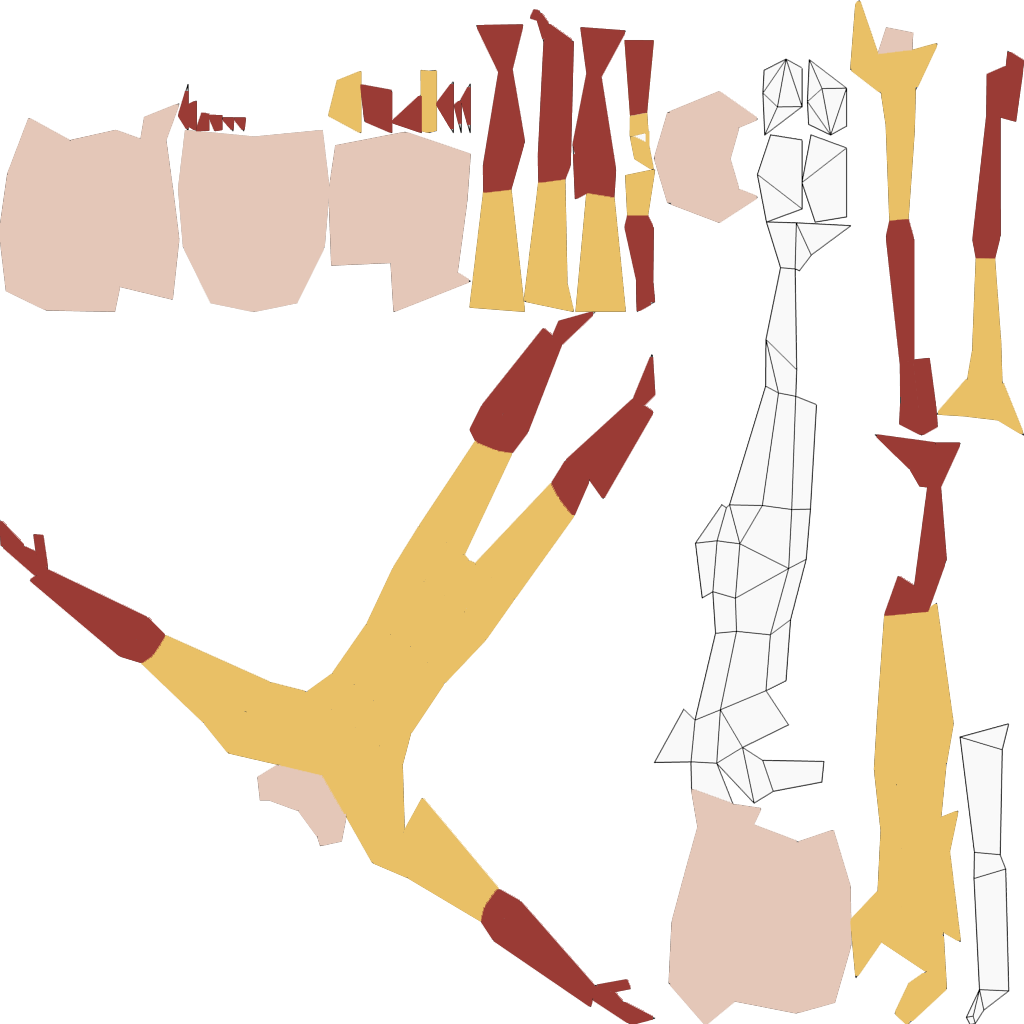
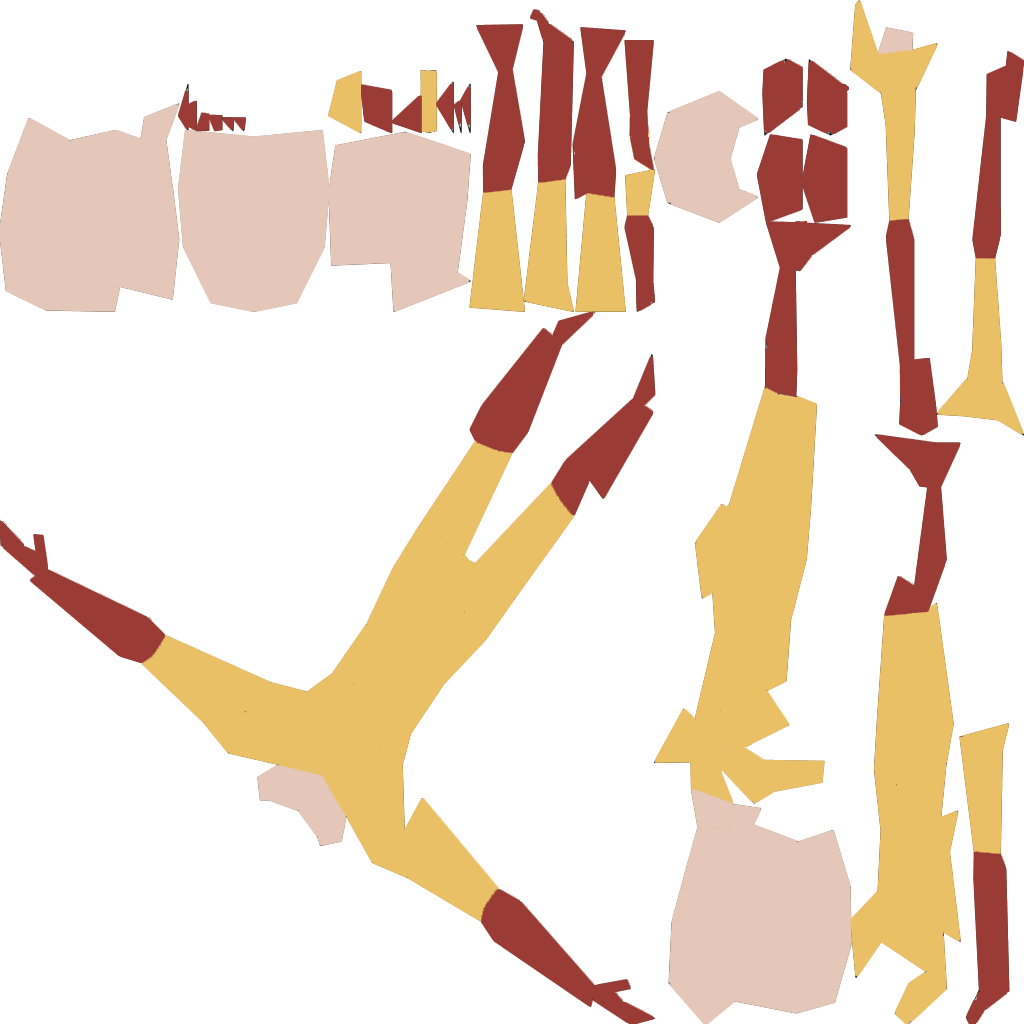
Two versions of the same layered image (w=1024, h=1024). Layer-by-layer changes:
added layer "fixes" above "handschuhe schuhe" over [629, 111, 825, 830]
added layer "Layer 9" in group "handschuhe schuhe" over [762, 59, 849, 134]
painted on "Layer 5" over [966, 851, 1010, 1024]
added layer "Layer 10" in group "anzug" over [757, 133, 851, 398]
added layer "Layer 8" in group "anzug" over [655, 386, 817, 764]
painted on "Layer 6" over [959, 723, 1009, 856]
added layer "Layer 7" in group "haut" over [690, 747, 825, 805]
painted on "Ebene 0" over [757, 133, 851, 398]
